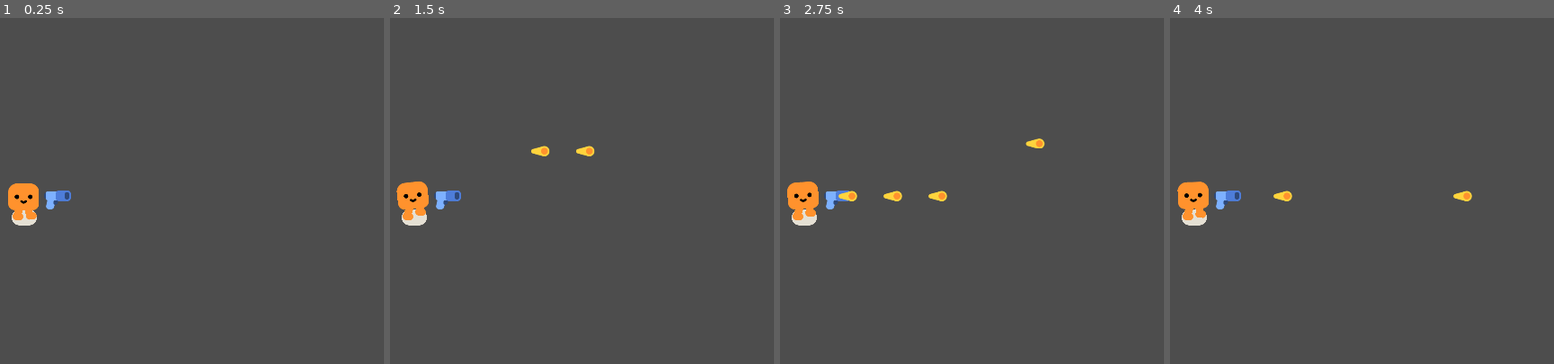
Above: before the commit, frames 1-4 (left to right).
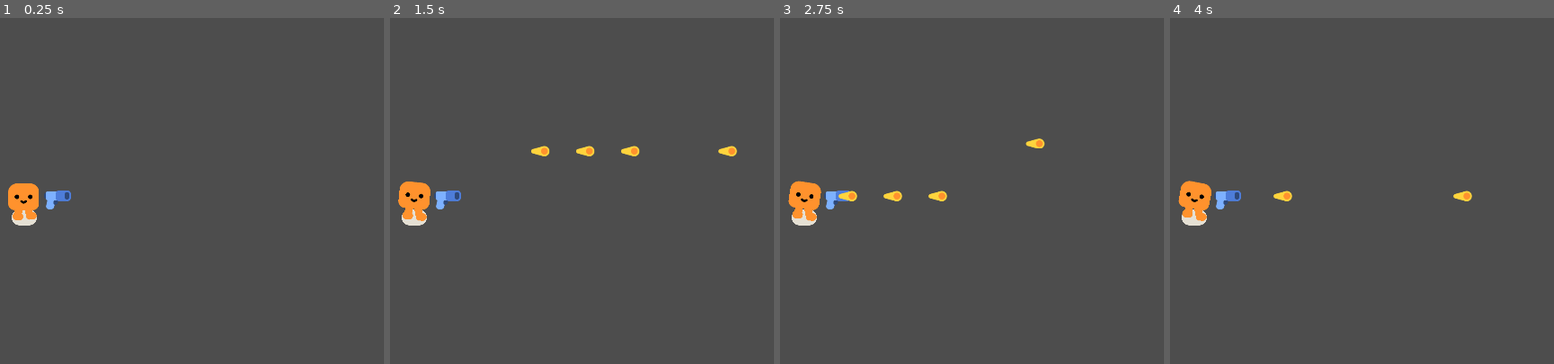
Above: after the commit, the same moments.

Repository: lethalgem/instant-transmission-game
Game: Godot game, scene res://player.tscn
The game is run twice, just before and just after one commit, with the same random seed, the same clock (stepped at 60 frames per second) and the same inputs. This scene is started directly instead of the project's main scene.
Inputs (mouse positions are in pixels of both pictures, inside the frame that each line leads up to):
- Up to frame 1 (0.25 s): no input
- Up to frame 2 (1.5 s): tap Enter at 0.5 s; move the mouse to (574, 197) at 0.52 s; hold D (move_right) 0.53-1.28 s; click (574, 197) at 0.6 s; move the mouse to (outside the picture) at 1.27 s; hold S (move_down) from 1.28 s (still down); click (outside the picture) at 1.35 s
- Up to frame 3 (2.75 s): move the mouse to (876, 128) at 2.02 s; release S (move_down) at 2.03 s; hold D (move_right) from 2.03 s (still down); click (876, 128) at 2.1 s
- Up to frame 4 (4 s): move the mouse to (outside the picture) at 2.77 s; release D (move_right) at 2.78 s; hold W (move_up) 2.78-3.53 s; click (outside the picture) at 2.85 s; move the mouse to (1411, 277) at 3.52 s; hold A (move_left) from 3.53 s (still down); click (1411, 277) at 3.6 s

The runs differ from the first frame. In frame 2, 0.4% of the frame differs, in the area x 1-91%, y 36-59%; in frame 3, 0.2%; in frame 4, 0.2%.

Commit message:
Fix compile errors

Diff:
--- a/clicked_point.gd
+++ b/clicked_point.gd
@@ -1,34 +1,5 @@
 extends CharacterBody2D
 
-var is_click_held = false
-var click_position = Vector2(0,0)
 
 func _ready():
-	click_position = Vector2(position.x, position.y)
-	%MuzzleFlash.hide()
-
-func _physics_process(_delta):
-	if Input.is_action_just_pressed("left_click"):
-		is_click_held = true
-		click_position = get_global_mouse_position()
-		global_position = click_position
-		Input.set_mouse_mode(Input.MOUSE_MODE_HIDDEN)
-		%MuzzleFlash.show()
-	elif Input.is_action_just_released("left_click"):
-		is_click_held = false
-		%MuzzleFlash.hide()
-		Input.set_mouse_mode(Input.MOUSE_MODE_VISIBLE)
-
-	if is_click_held:
-		var distance_to_held_position = calculate_distance(click_position, get_global_mouse_position())
-		if distance_to_held_position > 200:
-			%ClickArrow.show()
-	else:
-		%ClickArrow.hide()
-
-
-func calculate_distance(position_one: Vector2, position_two: Vector2) -> float:
-	var dx = position_two.x - position_one.x
-	var dy = position_two.y - position_one.y
-	var distance = sqrt(dx**2 + dy**2)
-	return distance
+	%HappyBoo.play_idle_animation()
--- a/game.tscn
+++ b/game.tscn
@@ -1,11 +1,9 @@
-[gd_scene load_steps=3 format=3 uid="uid://cfb4m53jrc1sb"]
+[gd_scene load_steps=2 format=3 uid="uid://cfb4m53jrc1sb"]
 
 [ext_resource type="PackedScene" uid="uid://bmgqwgwen0pge" path="res://goku.tscn" id="1_2as26"]
-[ext_resource type="Script" path="res://addons/format_on_save/format_on_save.gd" id="1_kyvvi"]
 
 [node name="Game" type="Node2D"]
 y_sort_enabled = true
-script = ExtResource("1_kyvvi")
 
 [node name="CanvasLayer" type="CanvasLayer" parent="."]
 layer = -1
--- a/goku.tscn
+++ b/goku.tscn
@@ -1,14 +1,14 @@
 [gd_scene load_steps=4 format=3 uid="uid://bmgqwgwen0pge"]
 
 [ext_resource type="PackedScene" uid="uid://pbmyh1qru7p" path="res://characters/happy_boo/happy_boo.tscn" id="1_2agf0"]
-[ext_resource type="Script" path="res://goku.gd" id="1_qrcf8"]
+[ext_resource type="Script" path="res://clicked_point.gd" id="1_qpim1"]
 
 [sub_resource type="CapsuleShape2D" id="CapsuleShape2D_5fjsa"]
 radius = 39.0
 height = 124.0
 
 [node name="Goku" type="CharacterBody2D"]
-script = ExtResource("1_qrcf8")
+script = ExtResource("1_qpim1")
 
 [node name="HappyBoo" parent="." instance=ExtResource("1_2agf0")]
 unique_name_in_owner = true
--- a/mob.gd
+++ b/mob.gd
@@ -2,15 +2,18 @@
 
 var health = 3
 
-@onready var player = get_node("/root/Game/Player")
+@onready var player = get_node("/root/Game/Goku")
+
 
 func _ready():
 	%Slime.play_walk()
+
 
 func _physics_process(delta):
 	var direction = global_position.direction_to(player.global_position)
 	velocity = direction * 300.0
 	move_and_slide()
+
 
 func take_damage():
 	health -= 1
--- a/player.tscn
+++ b/player.tscn
@@ -1,9 +1,8 @@
-[gd_scene load_steps=6 format=3 uid="uid://d2w4xmlw3r3jx"]
+[gd_scene load_steps=5 format=3 uid="uid://d2w4xmlw3r3jx"]
 
 [ext_resource type="Script" path="res://player.gd" id="1_8ugu2"]
 [ext_resource type="PackedScene" uid="uid://pbmyh1qru7p" path="res://characters/happy_boo/happy_boo.tscn" id="1_kn7bh"]
 [ext_resource type="PackedScene" uid="uid://conoj0p4c671u" path="res://gun.tscn" id="3_bhod8"]
-[ext_resource type="PackedScene" uid="uid://bvqcmxwqanmwg" path="res://clicked_point.tscn" id="4_6xvl7"]
 
 [sub_resource type="CircleShape2D" id="CircleShape2D_pkcei"]
 radius = 43.1045
@@ -23,6 +22,3 @@
 
 [node name="Gun" parent="." instance=ExtResource("3_bhod8")]
 position = Vector2(1, -32)
-
-[node name="ClickedPoint" parent="." instance=ExtResource("4_6xvl7")]
-position = Vector2(1, 1)
--- a/project.godot
+++ b/project.godot
@@ -74,7 +74,7 @@
 
 [application]
 
-config/name="Your First 2D Game With Godot 4: START (GDQuest)"
+config/name="Instant Transmission"
 run/main_scene="res://game.tscn"
 config/features=PackedStringArray("4.2", "Forward Plus")
 config/icon="res://icon.png"
